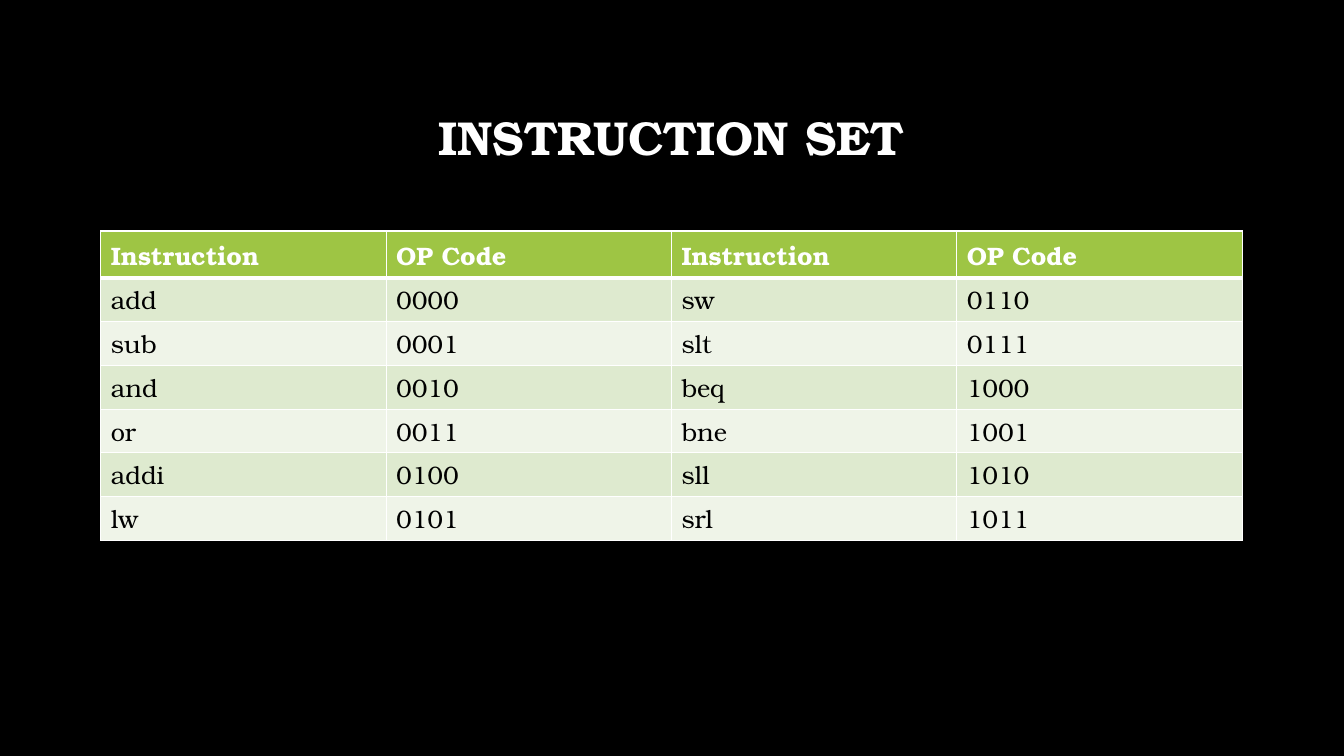
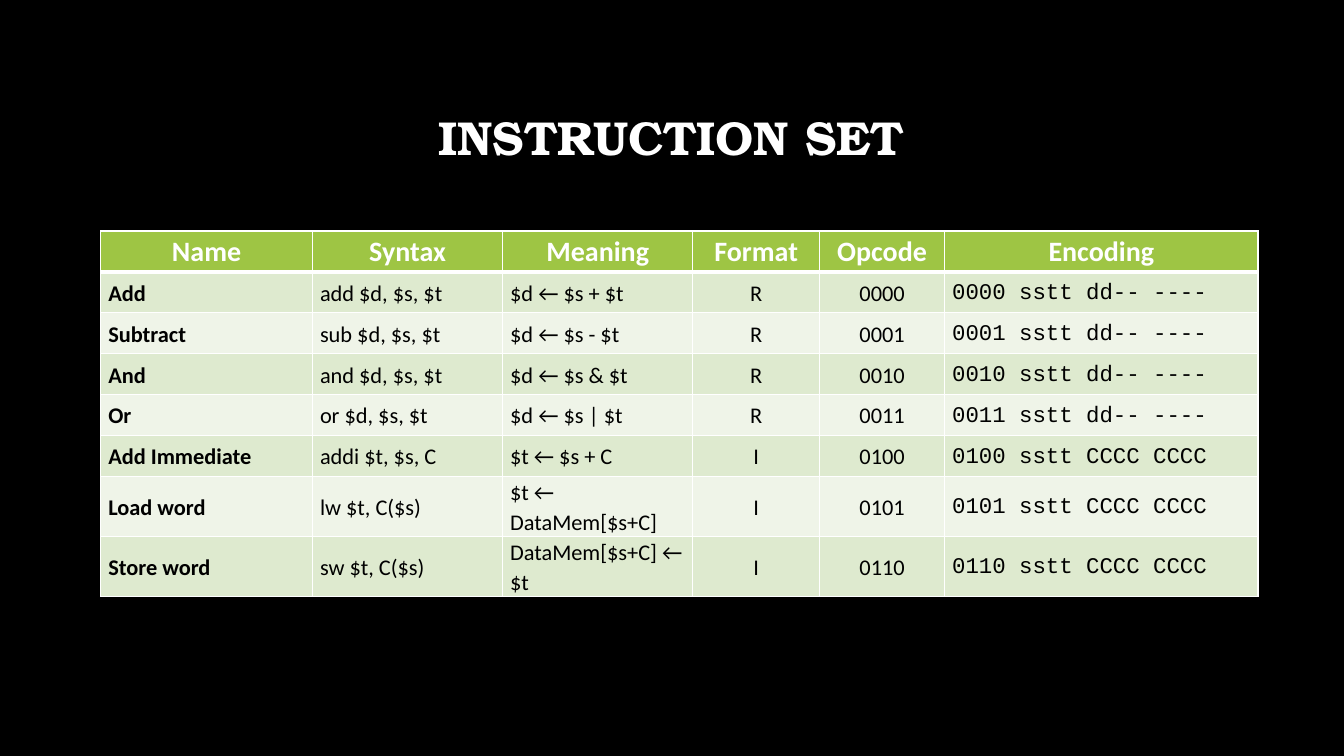
Before and after one commit to reishka/cs385-finalProject, a slide deck: slide 2 of CS385 Final Project.pptx. Drawn at 1344x756 pixels with LibreOffice and Linux fonts; fonts in the diff are those of the drawing; background and template pictures are left out. Boxes give left, top, right and bottom in pixels: in the first picture for what was removed or moved away, otherwise in the second. Text is boxed around its words. In the diff, an @@ line names an element or a change of style, - is before the commit and + after.

```diff
--- a/CS385 Final Project.pptx
+++ b/CS385 Final Project.pptx
@@ table removed at (101, 231, 1242, 533), 7 rows, 4 columns @@
-Instruction | OP Code | Instruction | OP Code
-add | 0000 | sw | 0110
-sub | 0001 | slt | 0111
-and | 0010 | beq | 1000
-or | 0011 | bne | 1001
-addi | 0100 | sll | 1010
-lw | 0101 | srl | 1011
@@ table added at (101, 231, 1259, 597), 8 rows, 6 columns @@
+Name | Syntax | Meaning | Format | Opcode | Encoding
+Add | add $d, $s, $t | $d ← $s + $t | R | 0000 | 0000 sstt dd-- ----
+Subtract | sub $d, $s, $t | $d ← $s - $t | R | 0001 | 0001 sstt dd-- ----
+And | and $d, $s, $t | $d ← $s & $t | R | 0010 | 0010 sstt dd-- ----
+Or | or $d, $s, $t | $d ← $s | $t | R | 0011 | 0011 sstt dd-- ----
+Add Immediate | addi $t, $s, C | $t ← $s + C | I | 0100 | 0100 sstt CCCC CCCC
+Load word | lw $t, C($s) | $t ← DataMem[$s+C] | I | 0101 | 0101 sstt CCCC CCCC
+Store word | sw $t, C($s) | DataMem[$s+C] ← $t | I | 0110 | 0110 sstt CCCC CCCC
```
Also in this commit, not shown: 1 slide added, 1 other file.
